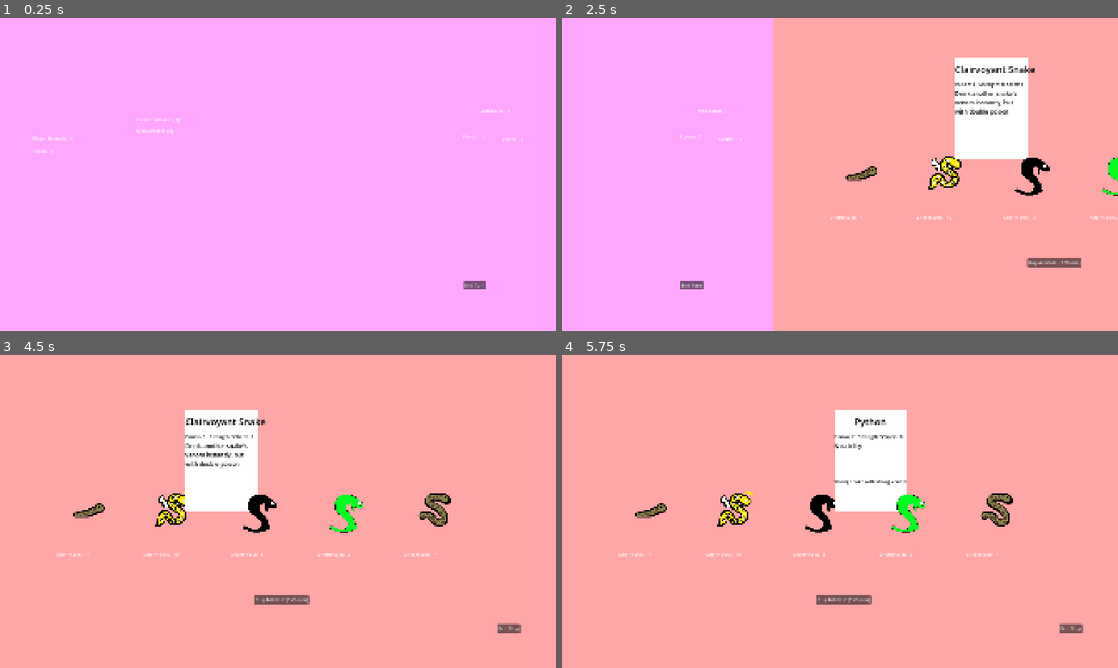
Above: before the commit, frames 1-4 (two rows, left to right).
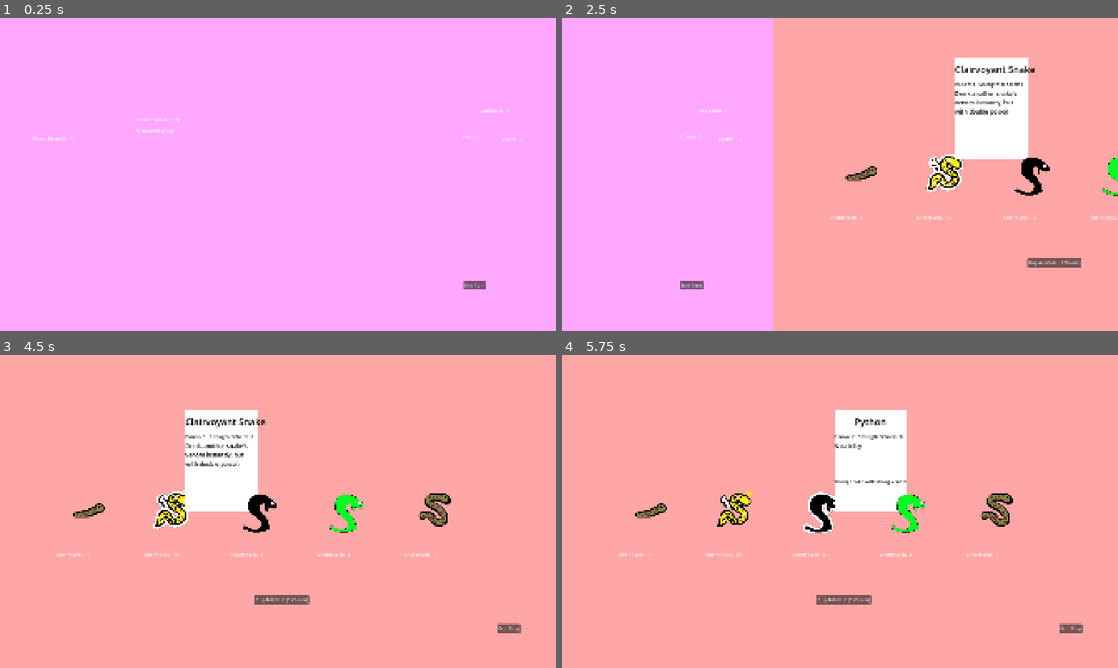
Above: after the commit, the same moments.

Repository: Novali91/Snakeeyes
Game: Godot game, scene res://01_Managers/01_StateManager/top_state_machine.tscn
Two runs of this game, one before a commit and one after it. Both use one fixed random seed, a clock stepped at 60 frames per second and the inputs below.
Inputs (mouse positions are in pixels of both pictures, inside the frame that each line leads up to):
- Up to frame 1 (0.25 s): no input
- Up to frame 2 (2.5 s): click "End Turn" at 0.5 s; click "Continue" at 1.25 s; tap Enter at 2 s; move the mouse to (962, 158) at 2.02 s; hold Right (right) from 2.03 s (still down); click (962, 158) at 2.17 s
- Up to frame 3 (4.5 s): move the mouse to (100, 511) at 2.77 s; release Right (right) at 2.78 s; hold Left (left) 2.78-3.5 s; click (100, 511) at 2.92 s; click "Buy Antidote (3 Charm)" at 3.5 s; tap Space at 4.25 s; move the mouse to (172, 511) at 4.27 s; hold Right (right) from 4.28 s (still down); click (172, 511) at 4.42 s
- Up to frame 4 (5.75 s): keep holding Right (right); tap Enter at 5 s; move the mouse to (823, 511) at 5.02 s; click (823, 511) at 5.17 s

The runs differ from the first frame. In frame 1, less than 0.1% of the frame differs, in the area x 6-10%, y 42-44%; in frame 2, 0.2%, in the area x 65-73%, y 43-56%; in frame 3, 0.2%; in frame 4, 0.2%.

Commit message:
charm overlay start and outlines

Diff:
--- a/01_Managers/01_StateManager/01_States/01_SetupTurn/setup_turn_state.gd
+++ b/01_Managers/01_StateManager/01_States/01_SetupTurn/setup_turn_state.gd
@@ -30,8 +30,8 @@
 func _reset_stats() -> void:
 	sm.game_stats.poison = 1
 	sm.game_stats.strength = 0
-	sm.game_stats.charm = 0
 
 	sm.poison_bar.set_value(sm.game_stats.poison)
 	sm.player_strength.set_value(sm.game_stats.strength)
-	sm.charm_overlay.set_value(sm.game_stats.charm)
+
+	sm.charm_overlay.clear_charm()
--- a/01_Managers/01_StateManager/01_States/02_Play/play_state.gd
+++ b/01_Managers/01_StateManager/01_States/02_Play/play_state.gd
@@ -34,7 +34,8 @@
 
 	sm.poison_bar.set_value(sm.game_stats.poison)
 	sm.player_strength.set_value(sm.game_stats.strength)
-	sm.charm_overlay.set_value(sm.game_stats.charm)
+
+	sm.charm_overlay.gain_charm(drink.charm, drink_position)
 
 	_ability_helper.trigger_ability(drink.special_ability, drink_position)
 
--- a/01_Managers/01_StateManager/01_States/05_Shop/shop_state.gd
+++ b/01_Managers/01_StateManager/01_States/05_Shop/shop_state.gd
@@ -27,7 +27,7 @@
 func _check_snake(snake: Snake) -> void:
 	if snake.attached_snake.cost <= sm.game_stats.charm:
 		sm.game_stats.charm -= snake.attached_snake.cost
-		sm.charm_overlay.set_value(sm.game_stats.charm)
+		sm.charm_overlay.spend_charm(snake.attached_snake.cost, snake.global_position)
 
 		var snake_copy = sm.shop_manager.create_snake(snake.attached_snake)
 		sm.deck_manager.add_snake(snake_copy)
--- a/01_Managers/01_StateManager/top_state_machine.tscn
+++ b/01_Managers/01_StateManager/top_state_machine.tscn
@@ -99,7 +99,6 @@
 
 [node name="CharmOverlay" parent="VisualInputOutput" unique_id=1000792462 instance=ExtResource("9_tn0ij")]
 unique_name_in_owner = true
-position = Vector2(2032, 448)
 
 [node name="PoisonBar" parent="VisualInputOutput" unique_id=674401828 instance=ExtResource("10_v5tm5")]
 unique_name_in_owner = true
--- a/02_Deck/01_Drinks/drink.gd
+++ b/02_Deck/01_Drinks/drink.gd
@@ -22,6 +22,8 @@
 var slide_easing: easing_function
 var delete_after_slide: bool
 
+var _hover_tween: Tween
+
 func _ready() -> void:
 	super._ready()
 	tooltip.instantiate_drink_values(attached_drink)
@@ -31,3 +33,19 @@
 func set_texture() -> void:
 	drink_sprite.texture = attached_drink.drink_sprite
 	pass
+
+func activate_tooltip() -> void:
+	super()
+	drink_sprite.material.set_shader_parameter("alpha", 1.0)
+
+	if _hover_tween: _hover_tween.kill()
+	_hover_tween = create_tween()
+	_hover_tween.tween_property(drink_sprite, "position", Vector2(0, -20), 0.1)
+
+func deactivate_tooltip() -> void:
+	super()
+	drink_sprite.material.set_shader_parameter("alpha", 0.0)
+
+	if _hover_tween: _hover_tween.kill()
+	_hover_tween = create_tween()
+	_hover_tween.tween_property(drink_sprite, "position", Vector2.ZERO, 0.1)
--- a/02_Deck/01_Drinks/drink.tscn
+++ b/02_Deck/01_Drinks/drink.tscn
@@ -2,9 +2,18 @@
 
 [ext_resource type="Script" uid="uid://d0vxlqxubniex" path="res://02_Deck/01_Drinks/drink.gd" id="1_3sv11"]
 [ext_resource type="PackedScene" uid="uid://eg5ukadcklbv" path="res://01_Managers/05_Tooltip_Manager/tooltip.tscn" id="2_kbsba"]
+[ext_resource type="Shader" uid="uid://0oonfw65mdnr" path="res://05_Assets/02_Shaders/outline.gdshader" id="2_mjnwm"]
 
 [sub_resource type="RectangleShape2D" id="RectangleShape2D_kbsba"]
 size = Vector2(128, 128)
+
+[sub_resource type="ShaderMaterial" id="ShaderMaterial_ifok2"]
+resource_local_to_scene = true
+shader = ExtResource("2_mjnwm")
+shader_parameter/sprite_alpha = 1.0
+shader_parameter/color = Color(1, 1, 1, 1)
+shader_parameter/alpha = 0.0
+shader_parameter/thickness = 0.05
 
 [node name="Drink" type="Area2D" unique_id=66274034]
 script = ExtResource("1_3sv11")
@@ -14,5 +23,6 @@
 shape = SubResource("RectangleShape2D_kbsba")
 
 [node name="DrinkSprite" type="Sprite2D" parent="." unique_id=555956909]
+material = SubResource("ShaderMaterial_ifok2")
 
 [node name="Tooltip" parent="." unique_id=1158809468 instance=ExtResource("2_kbsba")]
--- a/02_Deck/02_Snakes/snake.gd
+++ b/02_Deck/02_Snakes/snake.gd
@@ -24,3 +24,11 @@
 func instantiate_tooltip() -> void:
 	tooltip.instantiate_snake_values(attached_snake, current_drink)
 	return
+
+func activate_tooltip() -> void:
+	super()
+	snake_sprite.material.set_shader_parameter("alpha", 1.0)
+
+func deactivate_tooltip() -> void:
+	super()
+	snake_sprite.material.set_shader_parameter("alpha", 0.0)
--- a/02_Deck/02_Snakes/snake.tscn
+++ b/02_Deck/02_Snakes/snake.tscn
@@ -1,10 +1,19 @@
 [gd_scene format=3 uid="uid://bxhfwwxj38y6n"]
 
 [ext_resource type="Script" uid="uid://cxsjn4i6ih5d2" path="res://02_Deck/02_Snakes/snake.gd" id="1_eehjs"]
+[ext_resource type="Shader" uid="uid://0oonfw65mdnr" path="res://05_Assets/02_Shaders/outline.gdshader" id="2_m33or"]
 [ext_resource type="PackedScene" uid="uid://eg5ukadcklbv" path="res://01_Managers/05_Tooltip_Manager/tooltip.tscn" id="2_su81r"]
 
 [sub_resource type="RectangleShape2D" id="RectangleShape2D_m33or"]
 size = Vector2(75, 150)
+
+[sub_resource type="ShaderMaterial" id="ShaderMaterial_itj0u"]
+resource_local_to_scene = true
+shader = ExtResource("2_m33or")
+shader_parameter/sprite_alpha = 1.0
+shader_parameter/color = Color(1, 1, 1, 1)
+shader_parameter/alpha = 0.0
+shader_parameter/thickness = 0.05
 
 [node name="Snake" type="Area2D" unique_id=642352785]
 script = ExtResource("1_eehjs")
@@ -14,5 +23,6 @@
 shape = SubResource("RectangleShape2D_m33or")
 
 [node name="SnakeSprite" type="Sprite2D" parent="." unique_id=2038083064]
+material = SubResource("ShaderMaterial_itj0u")
 
 [node name="Tooltip" parent="." unique_id=1158809468 instance=ExtResource("2_su81r")]
--- a/03_VisualInputOutput/02_CharmOverlay/charm_overlay.gd
+++ b/03_VisualInputOutput/02_CharmOverlay/charm_overlay.gd
@@ -1,7 +1,82 @@
 class_name CharmOverlay
 extends Node2D
 
-@onready var _input: Label = $Input
+const _MAX_SPEED: float = 500
+const _ACC: float = 3000
 
-func set_value(val: int) -> void:
-	_input.text = str(val)
+@onready var _bundle: Area2D = $Bundle
+@onready var _tokens_node: Node2D = $Tokens
+@onready var _count_label: Label = $Bundle/CountLabel
+
+@onready var _token_scene: PackedScene = preload("res://03_VisualInputOutput/02_CharmOverlay/charm_token.tscn")
+
+var _tokens: Array[CharmToken] = []
+var _all_tokens: Array[CharmToken] = []
+
+func _ready() -> void:
+	_count_label.visible = false
+	_bundle.mouse_entered.connect(_bundle_hovered)
+	_bundle.mouse_exited.connect(_bundle_unhovered)
+
+func _process(delta: float) -> void:
+	var screen_center = get_viewport().get_visible_rect().size / 2.
+	var global_center = get_viewport().get_canvas_transform().affine_inverse() * screen_center
+	_bundle.global_position = global_center
+
+	for t: CharmToken in _all_tokens:
+		if t.wait_timer > 0:
+			t.wait_timer -= delta
+
+			if t.wait_timer <= 0:
+				t.visible = true
+
+			else:
+				continue
+
+		if t.spent:
+			t.vel += t.spent_dir * _ACC * delta
+			t.spent_dist -= t.vel.length() * delta
+			if t.spent_dist <= 0:
+				_all_tokens.erase(t)
+				t.queue_free()
+				continue
+
+		else:
+			var dir = t.global_position.direction_to(_bundle.global_position)
+			t.vel += dir * _ACC * delta
+
+		if t.global_position.distance_to(_bundle.global_position) < 300:
+			t.vel = t.vel.normalized() * min(t.vel.length(), _MAX_SPEED)
+		t.global_position += t.vel * delta
+
+func gain_charm(val: int, pos: Vector2) -> void:
+	for i in val:
+		var new_token: CharmToken = _token_scene.instantiate()
+		new_token.global_position = pos
+		new_token.wait_timer = i * 0.1
+		if i > 0:
+			new_token.visible = false
+
+		_tokens.push_back(new_token)
+		_all_tokens.push_back(new_token)
+		_tokens_node.add_child(new_token)
+
+func spend_charm(val: int, pos: Vector2) -> void:
+	for i in val:
+		var token = _tokens.pop_front()
+		token.spent = true
+		token.send_to(pos)
+		token.vel = Vector2.ZERO
+
+func clear_charm() -> void:
+	for t: CharmToken in _all_tokens:
+		t.queue_free()
+
+	_tokens = []
+	_all_tokens = []
+
+func _bundle_hovered() -> void:
+	_count_label.visible = true
+
+func _bundle_unhovered() -> void:
+	_count_label.visible = false
--- a/03_VisualInputOutput/02_CharmOverlay/charm_overlay.tscn
+++ b/03_VisualInputOutput/02_CharmOverlay/charm_overlay.tscn
@@ -1,18 +1,30 @@
 [gd_scene format=3 uid="uid://5odvimgwfuy1"]
 
 [ext_resource type="Script" uid="uid://dkn3vaawwn56" path="res://03_VisualInputOutput/02_CharmOverlay/charm_overlay.gd" id="1_sy3cc"]
+
+[sub_resource type="CircleShape2D" id="CircleShape2D_tl6ep"]
+radius = 97.04638
+
+[sub_resource type="LabelSettings" id="LabelSettings_tl6ep"]
+font_size = 48
 
 [node name="CharmOverlay" type="Node2D" unique_id=213505803]
 script = ExtResource("1_sy3cc")
 metadata/_custom_type_script = "uid://dkn3vaawwn56"
 
-[node name="Label" type="Label" parent="." unique_id=1103381657]
-offset_right = 40.0
-offset_bottom = 23.0
-text = "Charm:"
+[node name="Bundle" type="Area2D" parent="." unique_id=1437377344]
 
-[node name="Input" type="Label" parent="." unique_id=443741357]
-offset_left = 64.0
-offset_right = 125.0
-offset_bottom = 23.0
-text = "0"
+[node name="CollisionShape2D" type="CollisionShape2D" parent="Bundle" unique_id=1846273930]
+shape = SubResource("CircleShape2D_tl6ep")
+
+[node name="CountLabel" type="Label" parent="Bundle" unique_id=1169965914]
+custom_minimum_size = Vector2(400, 400)
+offset_left = -200.0
+offset_top = -200.0
+offset_right = 200.0
+offset_bottom = 200.0
+label_settings = SubResource("LabelSettings_tl6ep")
+horizontal_alignment = 1
+vertical_alignment = 1
+
+[node name="Tokens" type="Node2D" parent="." unique_id=409966900]
--- /dev/null
+++ b/03_VisualInputOutput/02_CharmOverlay/charm_token.gd
@@ -0,0 +1,13 @@
+class_name CharmToken
+extends Sprite2D
+
+var spent: bool = false
+var spent_dir: Vector2
+var spent_dist: float
+var wait_timer: float
+var vel: Vector2
+
+func send_to(pos: Vector2) -> void:
+	var dir = pos - global_position
+	spent_dir = dir.normalized()
+	spent_dist = dir.length()
--- /dev/null
+++ b/03_VisualInputOutput/02_CharmOverlay/charm_token.tscn
@@ -0,0 +1,8 @@
+[gd_scene format=3 uid="uid://bdhc08vrljn0f"]
+
+[ext_resource type="Texture2D" uid="uid://buaj133388e0p" path="res://05_Assets/01_Art/01_DevArt/charm_token.png" id="1_68j8m"]
+[ext_resource type="Script" uid="uid://cb55q1jh825qv" path="res://03_VisualInputOutput/02_CharmOverlay/charm_token.gd" id="1_tp83s"]
+
+[node name="CharmToken" type="Sprite2D" unique_id=599123848]
+texture = ExtResource("1_68j8m")
+script = ExtResource("1_tp83s")
--- /dev/null
+++ b/05_Assets/02_Shaders/outline.gdshader
@@ -0,0 +1,32 @@
+shader_type canvas_item;
+
+uniform float sprite_alpha: hint_range(0.0, 1.0, 0.1) = 1.;
+uniform vec3 color: source_color = vec3(1);
+uniform float alpha: hint_range(0.0, 1.0, 0.1) = 1.;
+uniform float thickness: hint_range(0.0, 0.2, 0.01) = 0.05;
+
+const vec2 DIRECTIONS[] = {
+	vec2(1, 0),
+	vec2(-1, 0),
+	vec2(0, 1),
+	vec2(0, -1),
+	vec2(0.707, 0.707),
+	vec2(-0.707, 0.707),
+	vec2(0.707, -0.707),
+	vec2(-0.707, -0.707)
+};
+
+void fragment() {
+	float alpha_mask = 0.;
+	for (int i = 0; i < 8; i++) {
+		vec2 cur_dir = DIRECTIONS[i];
+		float a = texture(TEXTURE, UV + cur_dir * thickness).a;
+		alpha_mask = max(alpha_mask, a);
+	}
+
+	alpha_mask *= 1. - texture(TEXTURE, UV).a;
+	alpha_mask *= alpha;
+
+	COLOR.rgb = mix(COLOR.rgb, color, alpha_mask);
+	COLOR.a = max(COLOR.a, alpha_mask) * sprite_alpha;
+}
Not shown, added: 03_VisualInputOutput/02_CharmOverlay/charm_token.gd.uid
Binary file added: 05_Assets/01_Art/01_DevArt/charm_token.png
Not shown, added: 05_Assets/01_Art/01_DevArt/charm_token.png.import
Not shown, added: 05_Assets/02_Shaders/outline.gdshader.uid
